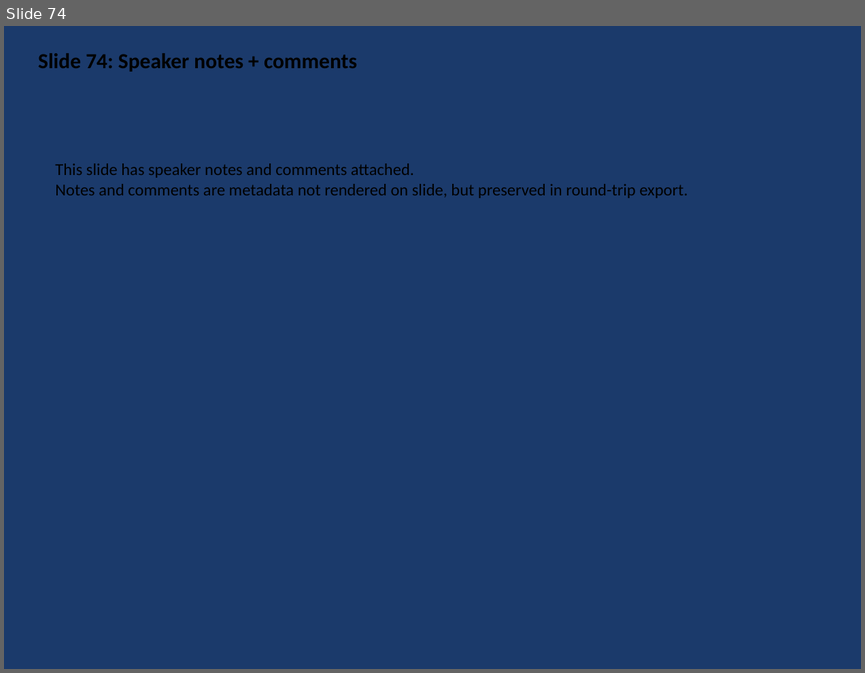
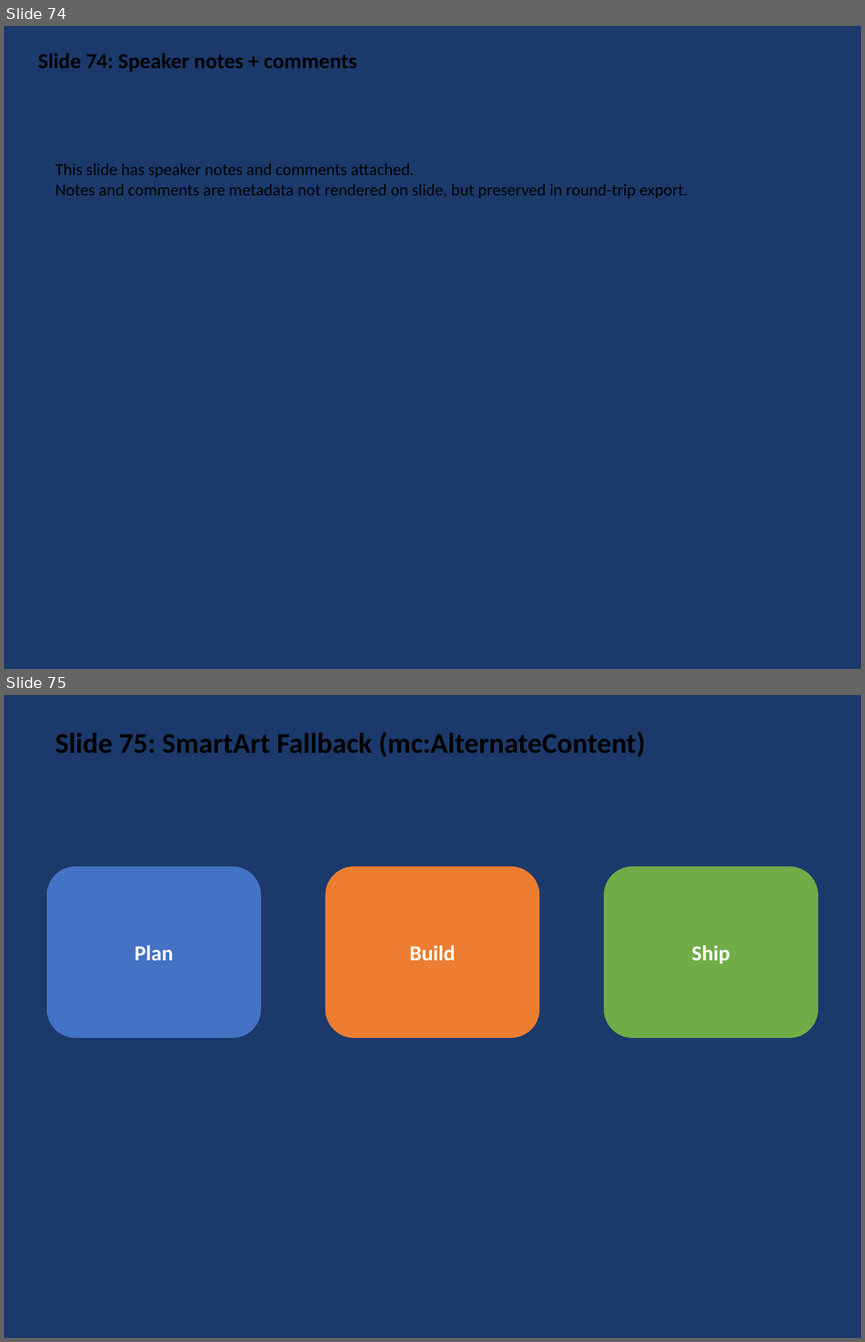
Before and after one commit to t-ujiie-g/pptx-svg, a slide deck: test_fixtures/test_features.pptx. Shown one above the other, each under a label of ours: slide 74 before the commit, slides 74 and 75 after it. The pictures are 865x673 and 865x1342 pixels, drawn with LibreOffice and Linux fonts; fonts in the diff are those of the drawing. Boxes give left, top, right and bottom in pixels: in the first picture for what was removed or moved away, otherwise in the second. Text is boxed around its words. In the diff, an @@ line names an element or a change of style, - is before the commit and + after.

Commit message:
feat: SmartArt Support

```diff
--- a/test_fixtures/test_features.pptx
+++ b/test_fixtures/test_features.pptx
@@ slide 75 added at [4, 695, 861, 1338], background #1B3A6B @@
@@ text added at [55, 732, 645, 757], 24 pt, text #000000, bold @@
+Slide 75: SmartArt Fallback (mc:AlternateContent)
@@ rounded rectangle added at [47, 866, 261, 1038], fill #4472C4, 18 pt, text #FFFFFF, bold @@
+Plan
@@ rounded rectangle added at [325, 866, 540, 1038], fill #ED7D31, 18 pt, text #FFFFFF, bold @@
+Build
@@ rounded rectangle added at [604, 866, 818, 1038], fill #70AD47, 18 pt, text #FFFFFF, bold @@
+Ship
```
Also in this commit, not shown: 11 other files.
